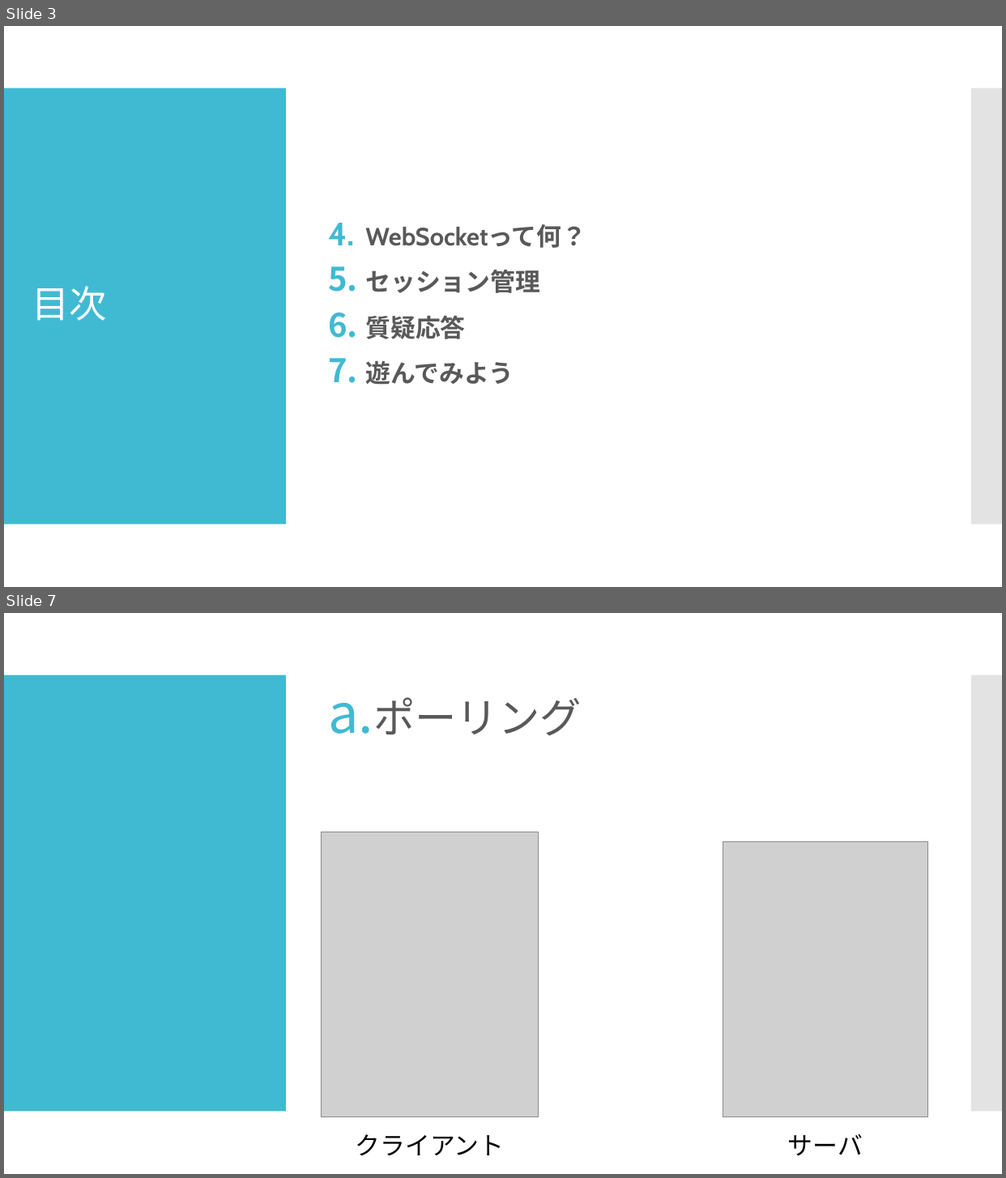
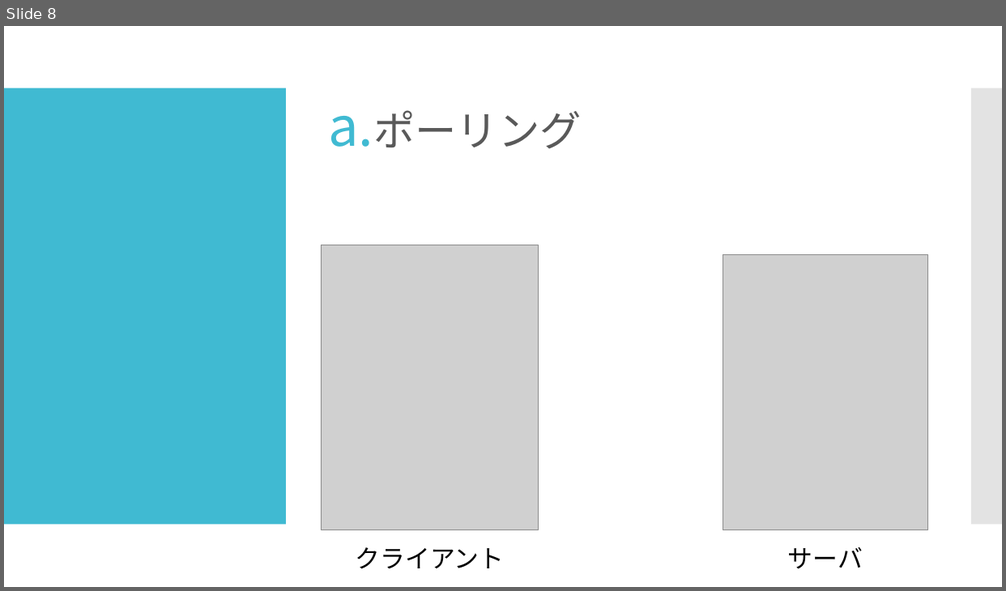
Before and after one commit to simasiman/Olynpic, a slide deck: Documents/発表用資料/2グループ 制作発表.pptx. Shown one above the other, each under a label of ours: slides 3 and 7 before the commit, slide 8 after it; the slides between them are not shown. The pictures are 1006x1178 and 1006x591 pixels, drawn with LibreOffice and Linux fonts; fonts in the diff are those of the drawing; grey boxes stand for pictures. Boxes give left, top, right and bottom in pixels: in the first picture for what was removed or moved away, otherwise in the second. Text is boxed around its words. In the diff, an @@ line names an element or a change of style, - is before the commit and + after.

```diff
--- a/Documents/発表用資料/2グループ 制作発表.pptx
+++ b/Documents/発表用資料/2グループ 制作発表.pptx
@@ slide 3 removed at (4,26,1002,587), background #FFFFFF; not listed: 2 template elements that a slide beside it also shows @@
@@ text removed at (365,224,586,385) @@
-4. WebSocketって何？
-5. セッション管理
-6. 質疑応答
-7. 遊んでみよう
@@ title removed at (32,286,107,321) @@
-目次
@@ what was slide 7 is now slide 8 @@
```
Also in this commit, not shown: 7 slides changed, 4 slides added, 2 other slides removed.
